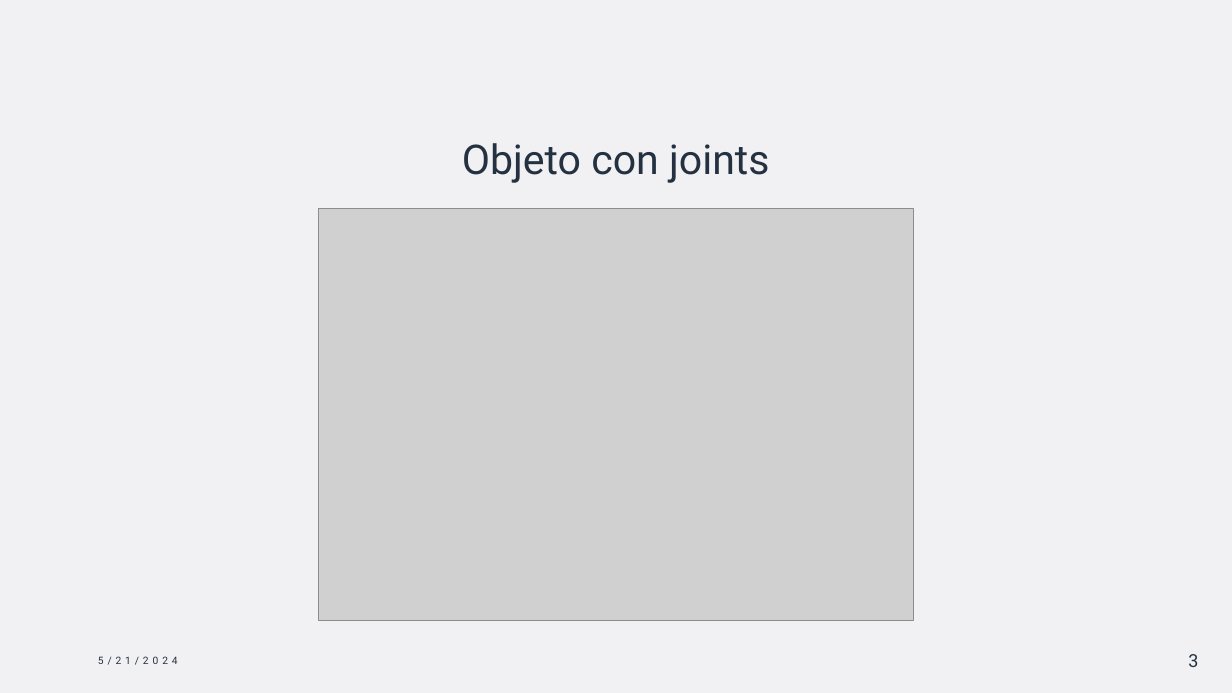
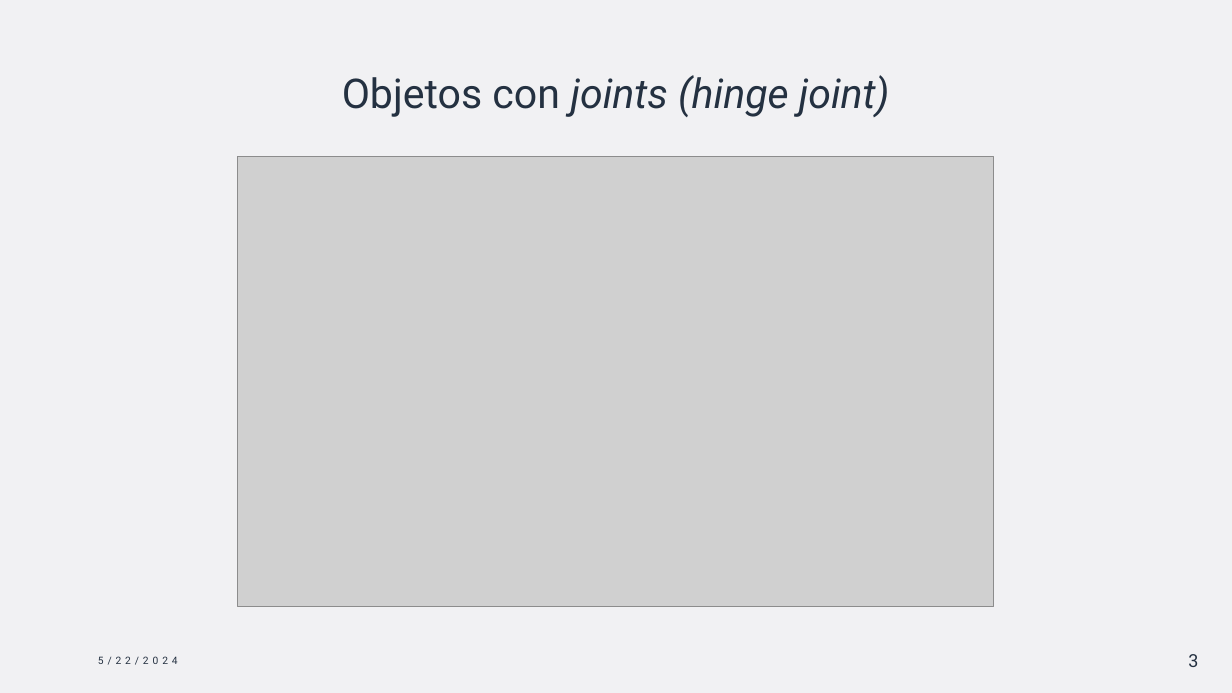
Before and after one commit to ignamarga1/Bowling24, a slide deck: slide 3 of La bolera.pptx. Drawn at 1232x693 pixels with LibreOffice and Linux fonts; fonts in the diff are those of the drawing; grey boxes stand for pictures. Boxes give left, top, right and bottom in pixels: in the first picture for what was removed or moved away, otherwise in the second. Text is boxed around its words. In the diff, an @@ line names an element or a change of style, - is before the commit and + after.

```diff
--- a/La bolera.pptx
+++ b/La bolera.pptx
@@ title at (x1=342, y1=75, x2=890, y2=117): text changed; italic on @@
-Objeto con joints
+Objetos con joints (hinge joint)
@@ picture resized from (x1=318, y1=209, x2=914, y2=621) to (x1=238, y1=156, x2=994, y2=606) @@
@@ text at (x1=98, y1=656, x2=178, y2=665): text changed @@
-5/21/2024
+5/22/2024
```
Also in this commit, not shown: 11 other slides changed, 6 slides added, 1 slide removed, 9 other files.
